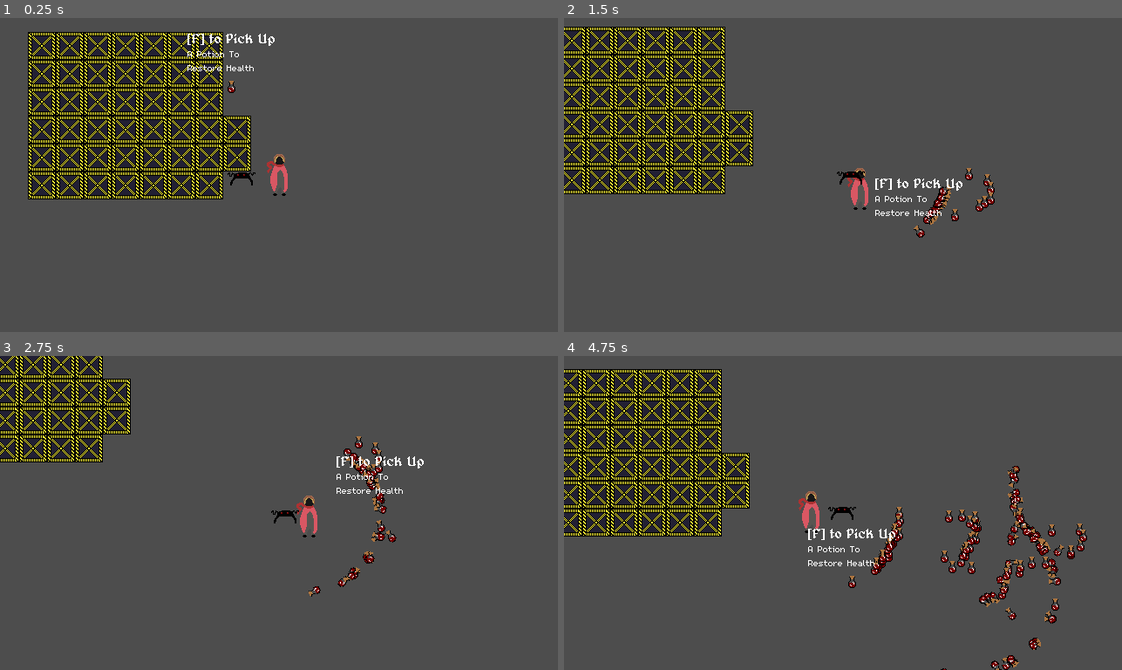
Above: before the commit, frames 1-4 (two rows, left to right).
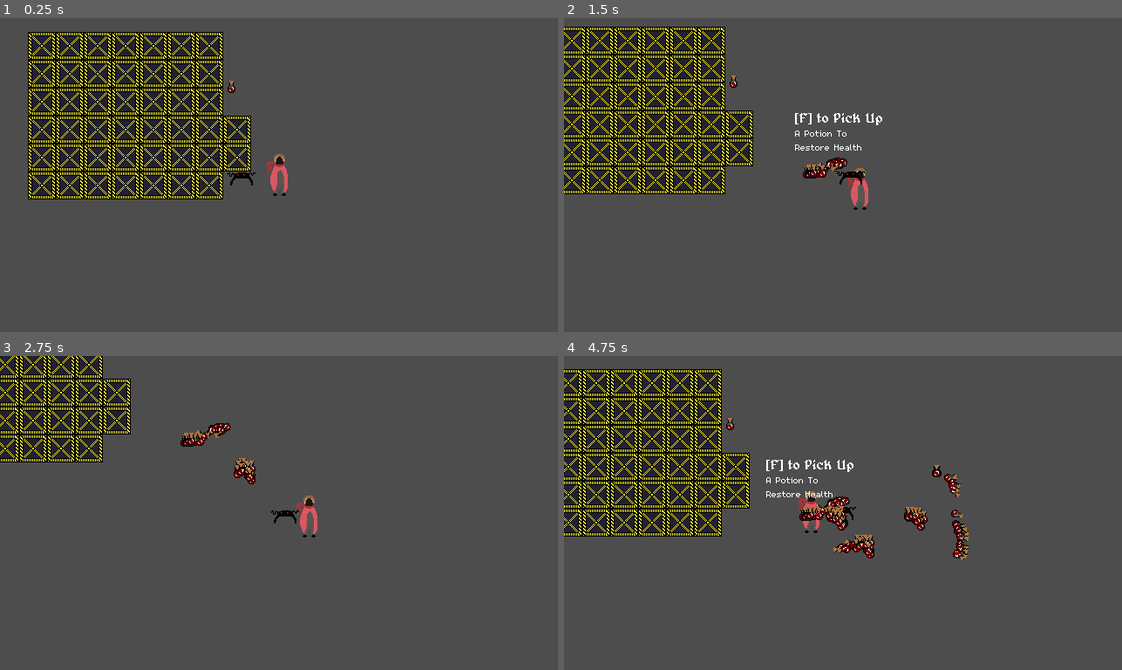
Above: after the commit, the same moments.

Repository: ArmanAmeri/9-Days-To-Live
Game: Godot game, scene res://Scenes/Main/scene_manager.tscn
Same seed, same stepped clock (60 frames per second), same inputs: the game is played once before the commit and once after it.
Inputs:
- Up to frame 1 (0.25 s): no input
- Up to frame 2 (1.5 s): hold Right (ui_right) 0.53-1.28 s; hold F (interact) 0.53-1.28 s; tap Space (ui_select) at 0.77 s; hold Down (ui_down) from 1.28 s (still down); tap F (interact) at 1.35 s
- Up to frame 3 (2.75 s): tap Space (ui_select) at 1.52 s; release Down (ui_down) at 2.03 s; hold Right (ui_right) from 2.03 s (still down); hold F (interact) from 2.03 s (still down)
- Up to frame 4 (4.75 s): release Right (ui_right) at 2.78 s; release F (interact) at 2.78 s; hold Up (ui_up) 2.78-3.53 s; tap F (interact) at 2.85, 4.35 s; tap Space (ui_select) at 3.02, 3.77, 4.52 s; hold F (interact) 3.53-4.28 s; hold Left (ui_left) from 3.53 s (still down)

The runs differ from the first frame. In frame 1, 0.3% of the frame differs, in the area x 33-50%, y 5-17%; in frame 2, 1.4%; in frame 3, 1.6%; in frame 4, 4.4%, in the area x 29-94%, y 19-100%.

Commit message:
done i think

Diff:
--- a/Scenes/Player/player.tscn
+++ b/Scenes/Player/player.tscn
@@ -9,7 +9,6 @@
 [ext_resource type="PackedScene" uid="uid://b0anoxqhe5kra" path="res://Scenes/Components/inventory_component.tscn" id="7_5pc3l"]
 [ext_resource type="PackedScene" uid="uid://c3sdl7hy2hycs" path="res://Scenes/Components/item_dropper_component.tscn" id="8_cnc68"]
 [ext_resource type="Script" path="res://Data/drop_data.gd" id="9_4x7ob"]
-[ext_resource type="PackedScene" uid="uid://cj04ihm2v23py" path="res://Scenes/Components/temp_attack_component.tscn" id="10_lxvxu"]
 
 [sub_resource type="Animation" id="Animation_p8ybc"]
 length = 0.4
@@ -45,9 +44,6 @@
 probability = 100.0
 min_amount = 1
 max_amount = 10
-
-[sub_resource type="CircleShape2D" id="CircleShape2D_17bee"]
-radius = 77.1038
 
 [node name="Player" type="CharacterBody2D" groups=["player"]]
 collision_mask = 0
@@ -107,9 +103,3 @@
 
 [node name="ItemDropperComponent" parent="." instance=ExtResource("8_cnc68")]
 drops = Array[ExtResource("9_4x7ob")]([SubResource("Resource_ie8nq")])
-
-[node name="tempAttackComponent" parent="." node_paths=PackedStringArray("attack") instance=ExtResource("10_lxvxu")]
-attack = NodePath("CollisionShape2D")
-
-[node name="CollisionShape2D" type="CollisionShape2D" parent="tempAttackComponent"]
-shape = SubResource("CircleShape2D_17bee")
Not shown: 1 places in Scenes/Player/player.tscn that only renumber resources
